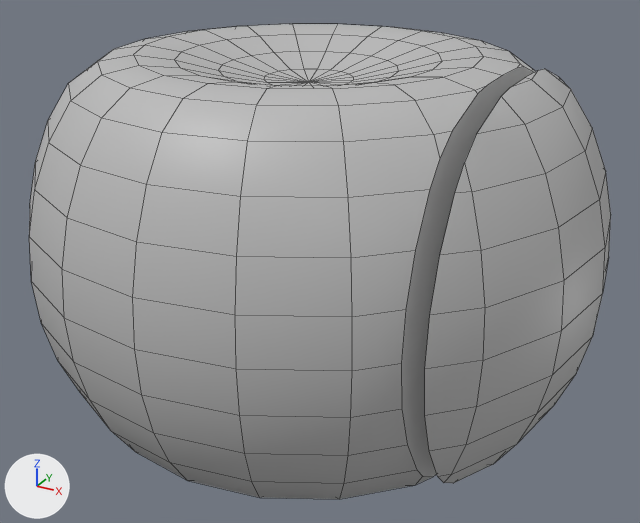
The FBX model Assets/Models/FBXTomato/2of6Tomato.fbx: old version first, new version second.
Rendered twice from a 50 mm lens placed at (0.01509, -0.02664, 0.01226), pointed at (0.00061, -0.00031, -0.0009). Every picture has the same lights, and +X, +Y and +Z are marked at lower left. Mesh edges are drawn as thin lines. Where no turn or scale is listed for an object, it has been applied to the vertices.
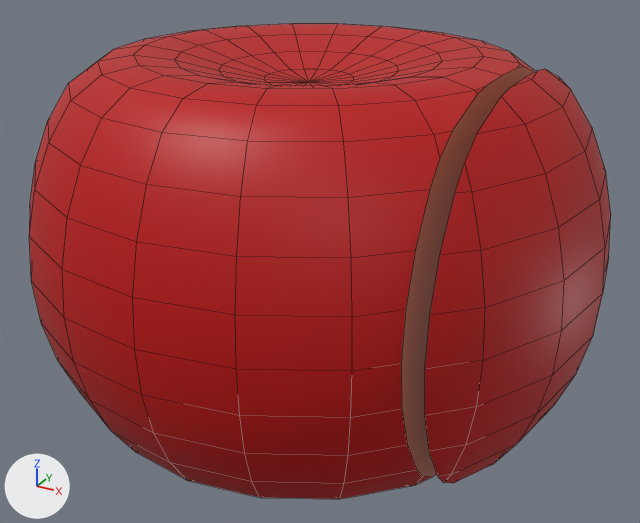
The newer file is also rescaled (x100.0) as a whole; pictures and numbers use the older file's frame.

What the commit changed:
Material 'lambert2' (mat_lambert2) is new.
Its base color is (0.5, 0.0, 0.0) (red #bc0000).
Material 'lambert3' (mat_lambert3) is new.
Its base color is (0.5, 0.126, 0.0515) (orange #bc6340).
me_mesh has 446 vertices, 434 faces and spans x -0.01..0.0107, y -0.01..0.01, z -0.0067..0.0067.
me_mesh is used by ob_psphere1; location (0.0, 0.0, 0.0).
me_mesh part 1: 432 of the faces centred in x -0.0097..0.0104, y -0.0097..0.0097, z -0.0066..0.0066 switch from mat_lambert1 (grey #bcbcbc) to mat_lambert2 (red #bc0000).
me_mesh part 2: all 2 faces centred in x 0.0069..0.0076, y 0.0, z 0.0 switch from mat_lambert1 (grey #bcbcbc) to mat_lambert3 (orange #bc6340).

What differs and where, as boxes [x1, y1, x2, y2] in the pictures (640 x 523 px):
part 1 of me_mesh, recoloured (grey to red): [29, 24, 611, 499] in both
part 2 of me_mesh, recoloured: [401, 67, 534, 477] in both
